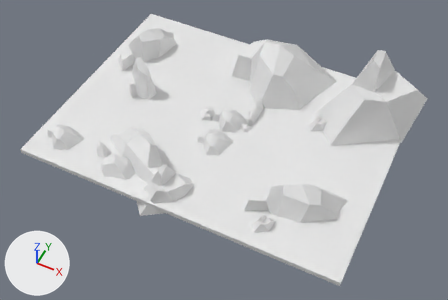
The OBJ model src/NavMesh/Files/Arena.obj, before and after one commit.
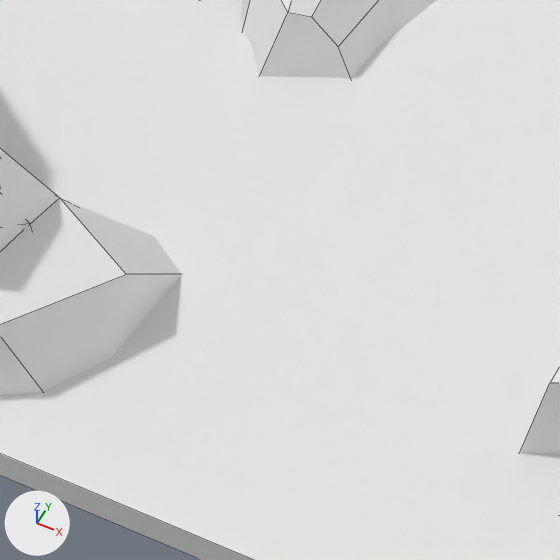
Each version appears first whole from a 50 mm camera at (7660.0, -15628.0, 17897.0) aimed at (512.0, -1333.0, 28.0), and next in a close-up on the part from 37% to 56% of the width and 48% to 76% of the height. Every picture has the same lights, and +X, +Y and +Z are marked at lower left. The close-ups show mesh edges as thin lines. Where no turn or scale is listed for an object, it has been applied to the vertices. Vertices at the same position are counted once.

Objects in the first close-up: 'Arena'.
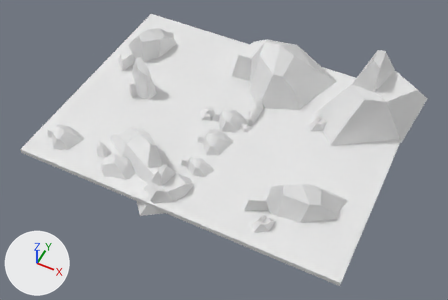
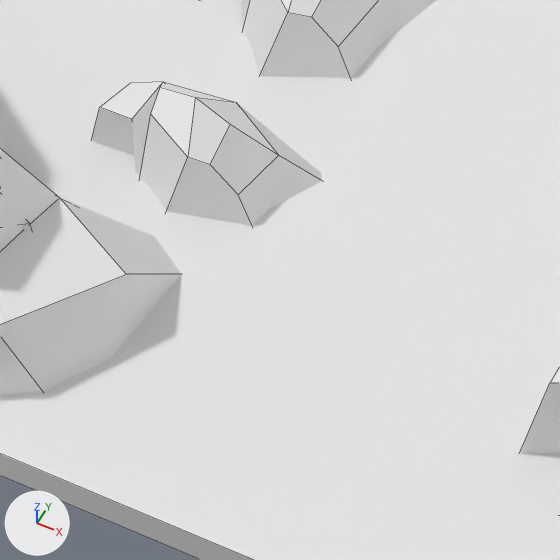
The edits, one by one:
me_arena has 382 vertices, 297 faces and spans x -6475.0..6806.0, y -5176.0..5139.0, z -803.0..3240.0.
me_arena is used by ob_arena; location (0.0, 0.0, 0.0).
me_arena part 1: the loose piece of 22 vertices spanning x -599.0..838.0, y -1995.0..-531.0, z -29.0..705.0 is copied, and the copy is scaled about its middle by (1, 0.546, 1), then moved by (2.0, -1404.0, 0.0); it spans x -597.0..840.0, y -3067.0..-2267.0, z -29.0..705.0.

Changed parts and their boxes (x1, y1, x2, y2) in the close-ups (560 x 560 px):
part 1 of me_arena, added
    after: (91, 82, 322, 226)
